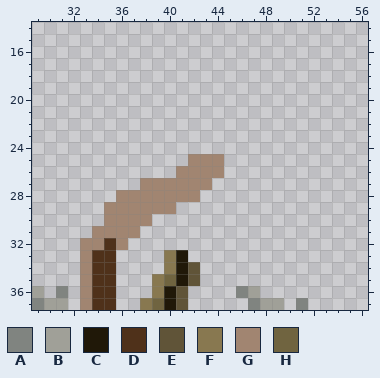
Two states of a pixel-art file, Mod_Data/Aesprites/Kobaldtower.aseprite. Above: the version before the commit.
128x128 pixels, 1 frame. Colours within 5 levels of each other are drawn and written as one. Shown: x 29..56, y 14..37.
Visible layers, top first: "Gun2", "Kobolds", "Gun", "Cart".
Palette (. is transparent): A #808480  B #a0a098  C #201808  D #4f311a  E #605438  F #887850  G #a18571  H #706440
Pixels before, first column x 29:
25 .............GGG.......
26 ............GGGG.......
27 .........GGGGGG........
28 .......GGGGGGG.........
29 ......GGGGGG...........
30 ......GGGG.............
31 .....GGGG..............
32 ....GGDG...............
33 ....GDD....FC..........
34 ....GDD....FCE.........
35 ....GDD...FHCE.........
36 B.A.GDD...FCE....AB....
37 ABB.GDD..FHCE.....ABB.A
And afterwards:
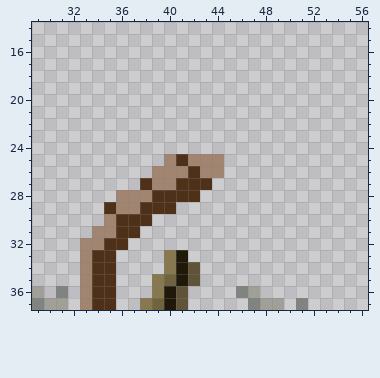
Diff:
Layer "Cart":
The edit adds colour D in row 25 at x 41.
Colour G gives way to colour D in row 26 at x 42; in row 27 at x 38 and 41 to 43; in row 28 at x 39 to 42; in row 29 at x 35 and 38 to 40; in row 30 at x 36 to 38; in row 31 at x 36 to 37.
Colour G gives way to colour D in row 32 at x 36.
The edit adds colour G in row 25 at x 40; in row 26 at x 39 to 40.
Boxes around the changes in both pictures, in picture pixels (x1, y1, x2, y2):
changed: (104, 154, 212, 250)
